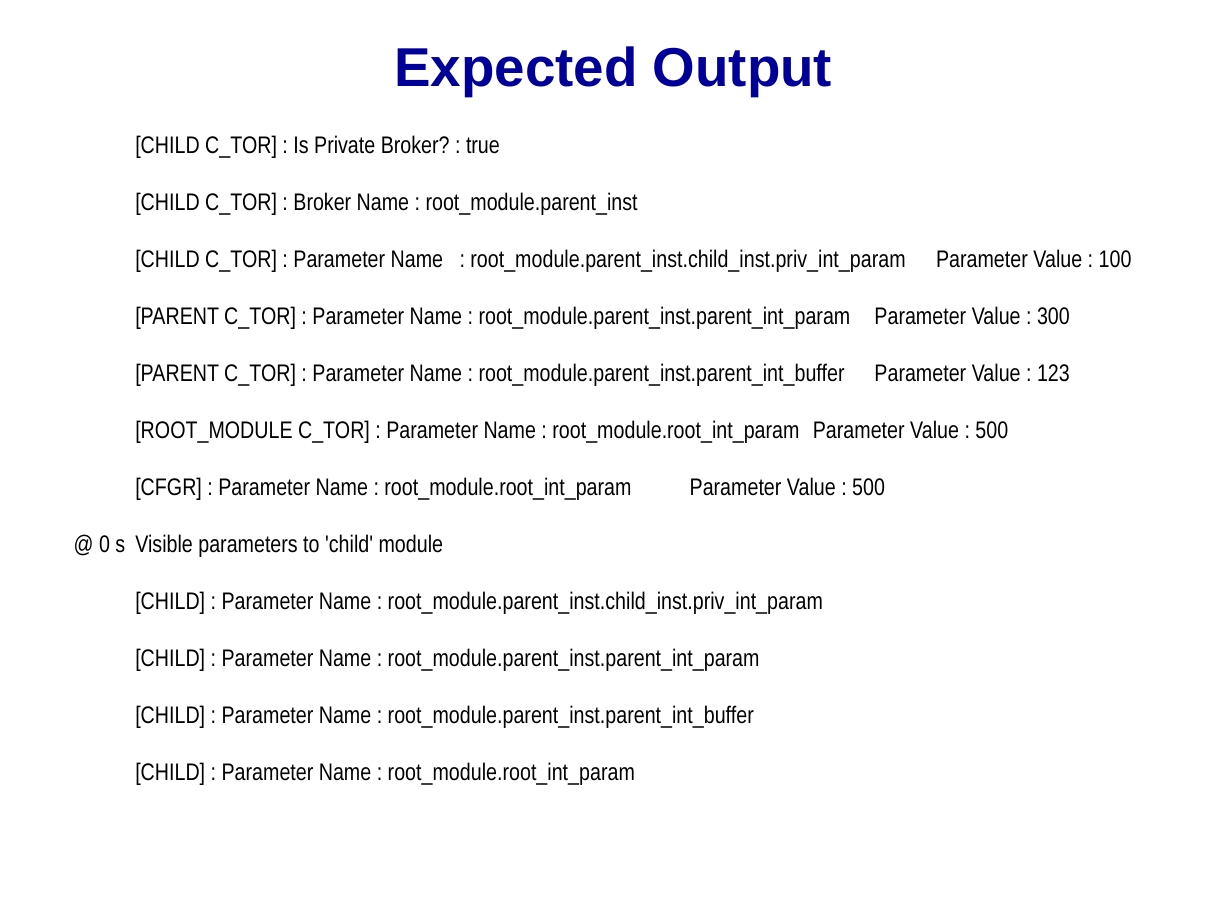
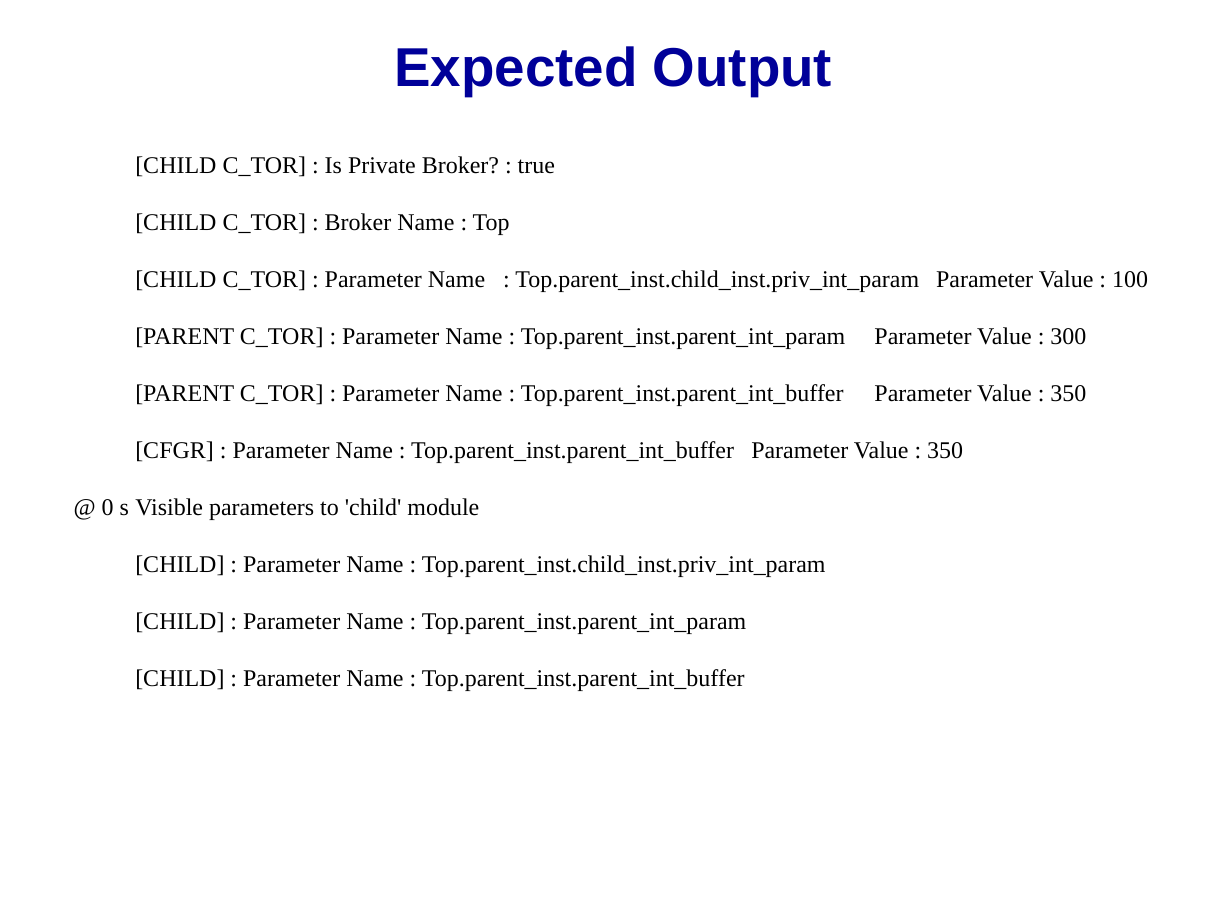
Before and after one commit to accellera-official/cci, a slide deck: slide 9 of examples/ex14_Hiding_Parameters/docs/ex14_Hiding_Parameters.ppt (slide 8 before the commit). Drawn at 1232x924 pixels with LibreOffice and Linux fonts; fonts in the diff are those of the drawing; background and template pictures are left out. Boxes give left, top, right and bottom in pixels: in the first picture for what was removed or moved away, otherwise in the second. Text is boxed around its words. In the diff, an @@ line names an element or a change of style, - is before the commit and + after.

```diff
--- a/examples/ex14_Hiding_Parameters/docs/ex14_Hiding_Parameters.ppt
+++ b/examples/ex14_Hiding_Parameters/docs/ex14_Hiding_Parameters.ppt
@@ free "[CHILD C_TOR] : Is Private ...": place and size @@
-free "[CHILD C_TOR] : Is Private ..." at <box>62,123,1170,801</box>
+free "[CHILD C_TOR] : Is Private ..." at <box>62,144,1170,729</box>
@@ text in free at <box>102,156,555,520</box>: font Arial Narrow to Times New Roman in "[CHILD C_TOR] : Is Private Broker? : ...", "@ 0 s Visible parameters to 'child' ..." @@
@@ text in free at <box>135,213,1148,463</box>: text changed; font Arial Narrow to Times New Roman @@
-[CHILD C_TOR] : Broker Name : root_module.parent_inst
-[CHILD C_TOR] : Parameter Name : root_module.parent_inst.child_inst.priv_int_param Parameter Value : 100
-[PARENT C_TOR] : Parameter Name : root_module.parent_inst.parent_int_param Parameter Value : 300
-[PARENT C_TOR] : Parameter Name : root_module.parent_inst.parent_int_buffer Parameter Value : 123
-[ROOT_MODULE C_TOR] : Parameter Name : root_module.root_int_param Parameter Value : 500
-[CFGR] : Parameter Name : root_module.root_int_param Parameter Value : 500
+[CHILD C_TOR] : Broker Name : Top
+[CHILD C_TOR] : Parameter Name : Top.parent_inst.child_inst.priv_int_param Parameter Value : 100
+[PARENT C_TOR] : Parameter Name : Top.parent_inst.parent_int_param Parameter Value : 300
+[PARENT C_TOR] : Parameter Name : Top.parent_inst.parent_int_buffer Parameter Value : 350
+[CFGR] : Parameter Name : Top.parent_inst.parent_int_buffer Parameter Value : 350
@@ text in free at <box>135,555,826,691</box>: text changed; font Arial Narrow to Times New Roman @@
-[CHILD] : Parameter Name : root_module.parent_inst.child_inst.priv_int_param
-[CHILD] : Parameter Name : root_module.parent_inst.parent_int_param
-[CHILD] : Parameter Name : root_module.parent_inst.parent_int_buffer
-[CHILD] : Parameter Name : root_module.root_int_param
+[CHILD] : Parameter Name : Top.parent_inst.child_inst.priv_int_param
+[CHILD] : Parameter Name : Top.parent_inst.parent_int_param
+[CHILD] : Parameter Name : Top.parent_inst.parent_int_buffer
```
Also in this commit, not shown: 7 other slides changed, 1 slide added, 1 slide removed, 4 other files.
